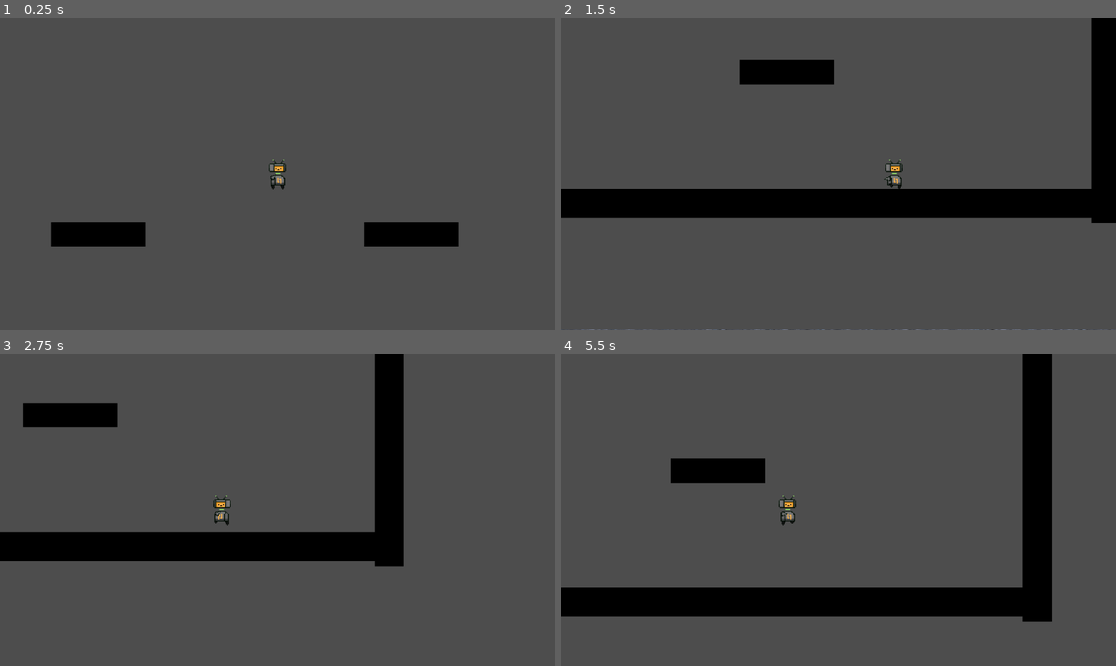
Above: before the commit, frames 1-4 (two rows, left to right).
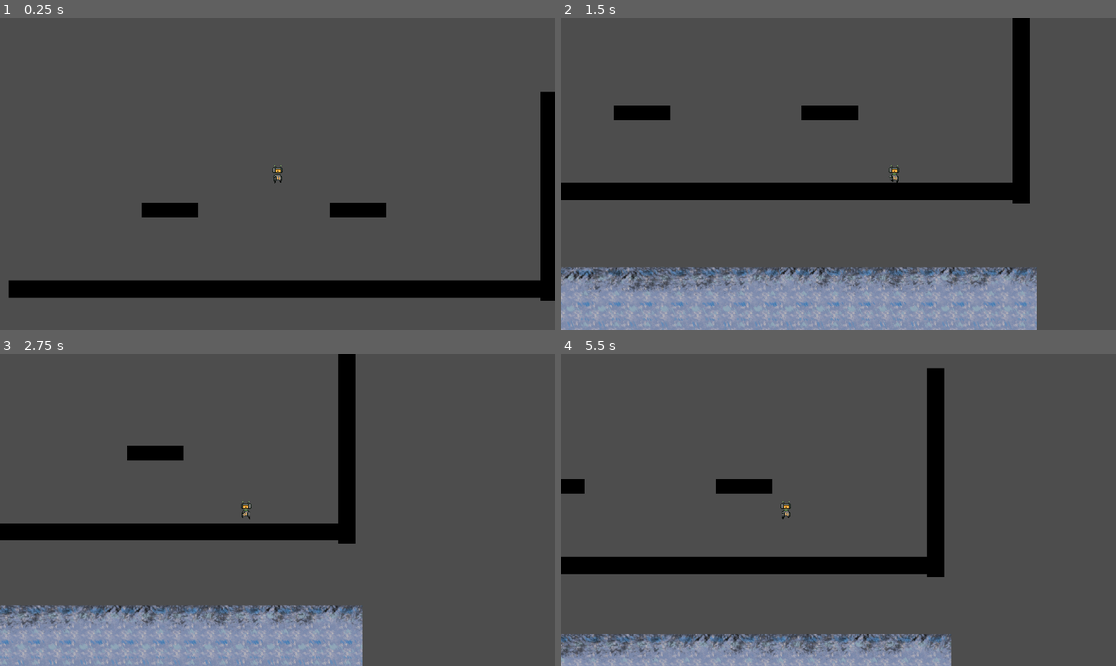
Above: after the commit, the same moments.

Repository: BenjaminWootten/speedjam-4
Game: Godot game, scene res://test_level.tscn
The game is run twice, just before and just after one commit, with the same random seed, the same clock (stepped at 60 frames per second) and the same inputs.
Inputs (mouse positions are in pixels of both pictures, inside the frame that each line leads up to):
- Up to frame 1 (0.25 s): no input
- Up to frame 2 (1.5 s): move the mouse to (960, 158) at 0.52 s; hold D (right) from 0.53 s (still down); click (960, 158) at 0.6 s; tap W (up) at 0.77 s; move the mouse to (727, 189) at 1.27 s; click (727, 189) at 1.35 s
- Up to frame 3 (2.75 s): tap W (up) at 1.52 s; move the mouse to (333, 441) at 2.02 s; release D (right) at 2.03 s; hold A (left) from 2.03 s (still down); click (333, 441) at 2.1 s
- Up to frame 4 (5.5 s): move the mouse to (810, 572) at 2.77 s; release A (left) at 2.78 s; hold D (right) 2.78-4.28 s; click (810, 572) at 2.85 s; tap W (up) at 3.02, 3.77, 4.52 s; move the mouse to (1005, 556) at 3.52 s; click (1005, 556) at 3.6 s; move the mouse to (672, 463) at 4.27 s; hold A (left) 4.28-5.03 s; click (672, 463) at 4.35 s; move the mouse to (866, 510) at 5.02 s; hold D (right) from 5.03 s (still down); click (866, 510) at 5.1 s

The runs differ from the first frame. In frame 1, 11% of the frame differs, in the area x 1-100%, y 23-91%; in frame 2, 31%, in the area x 0-100%, y 0-100%; in frame 3, 26%; in frame 4, 27%.

Commit message:
Update project.godot

Diff:
--- a/project.godot
+++ b/project.godot
@@ -14,6 +14,13 @@
 run/main_scene="res://test_level.tscn"
 config/features=PackedStringArray("4.2", "Forward Plus")
 config/icon="res://icon.svg"
+
+[display]
+
+window/size/viewport_width=1920
+window/size/viewport_height=1080
+window/size/mode=3
+window/size/resizable=false
 
 [input]
 
@@ -43,3 +50,7 @@
 "events": [Object(InputEventMouseButton,"resource_local_to_scene":false,"resource_name":"","device":-1,"window_id":0,"a …(256 unchanged characters)…
 ]
 }
+
+[rendering]
+
+textures/canvas_textures/default_texture_filter=0
